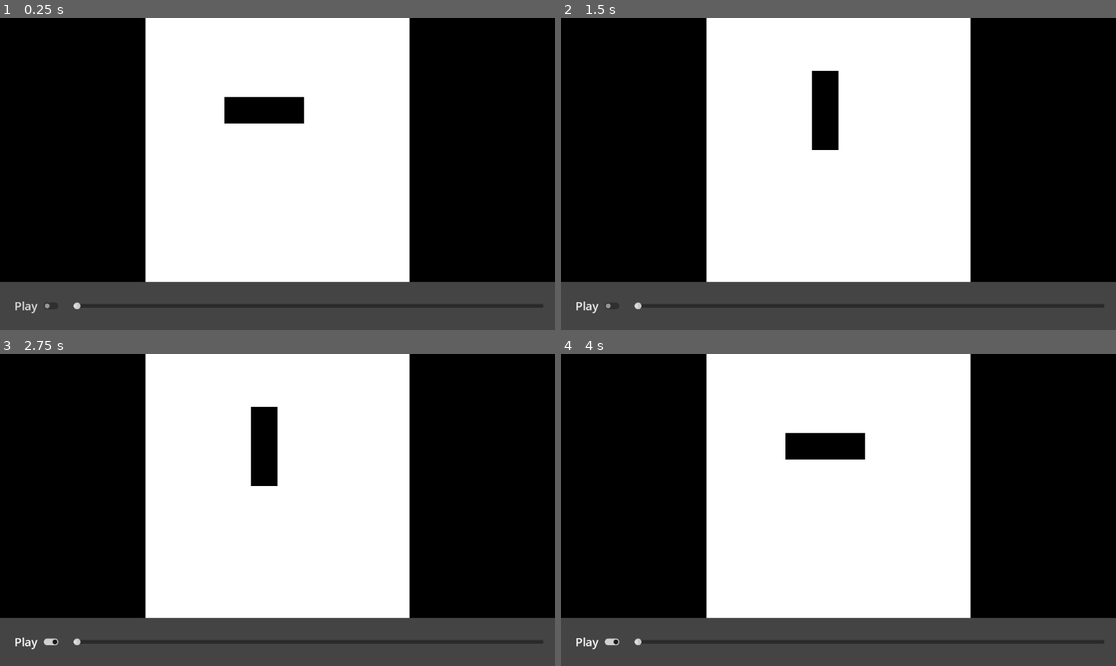
Above: before the commit, frames 1-4 (two rows, left to right).
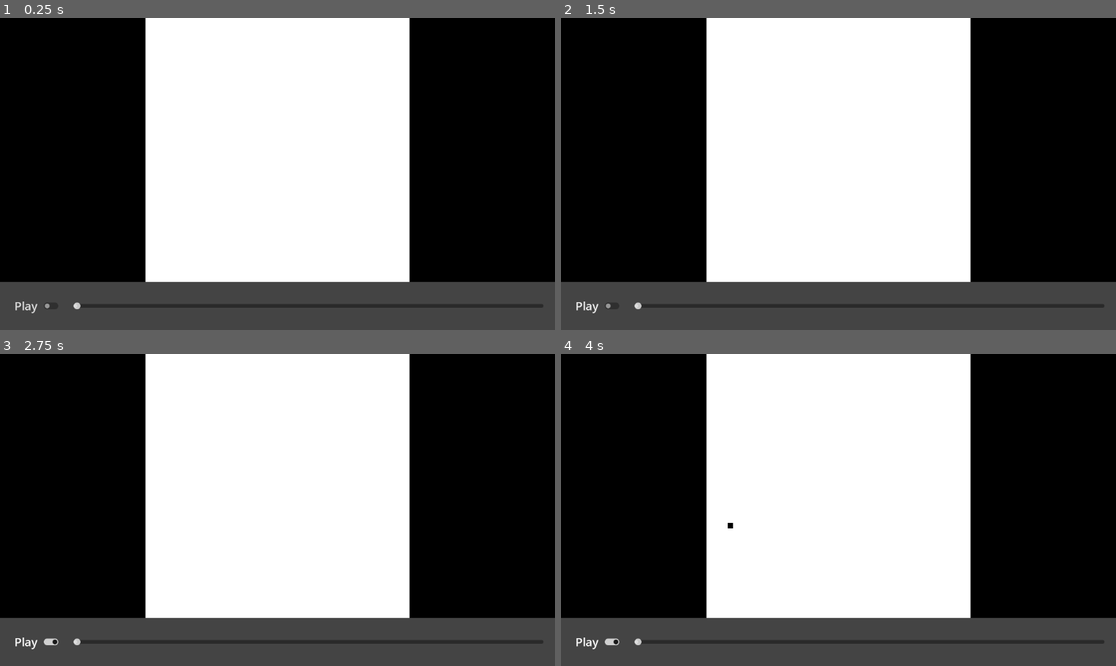
Above: after the commit, the same moments.

Repository: Dobefu/godot-game-of-life
Game: Godot game, scene res://main.tscn
The game is run twice, just before and just after one commit, with the same random seed, the same clock (stepped at 60 frames per second) and the same inputs.
Inputs (mouse positions are in pixels of both pictures, inside the frame that each line leads up to):
- Up to frame 1 (0.25 s): no input
- Up to frame 2 (1.5 s): click "Play" at 0.5 s; click "Play" at 1.25 s
- Up to frame 3 (2.75 s): click "Play" at 2 s
- Up to frame 4 (4 s): tap Enter at 2.75 s; move the mouse to (960, 494) at 2.77 s; click (960, 494) at 2.92 s; tap Space at 3.5 s; move the mouse to (727, 525) at 3.52 s; click (727, 525) at 3.67 s

The runs differ from the first frame. In frame 1, 1.3% of the frame differs, in the area x 40-55%, y 25-34%; in frame 2, 1.2%; in frame 3, 1.2%; in frame 4, 1.3%, in the area x 30-55%, y 25-56%.

Commit message:
Allow a user to draw their own cells

Diff:
--- a/game-base.gd
+++ b/game-base.gd
@@ -6,7 +6,7 @@
 	PAUSED,
 }
 
-var board_size: int = 10
+var board_size: int = 50
 var board: Array
 
 var state: State
@@ -18,10 +18,6 @@
 	board = []
 	board.resize(board_size ** 2)
 	board.fill(false)
-
-	board[33] = true
-	board[34] = true
-	board[35] = true
 
 	state = State.PAUSED
 
--- a/game.gd
+++ b/game.gd
@@ -7,12 +7,38 @@
 var window_size: Vector2i
 var window_size_prev: Vector2i
 
+var gui_height: float = 100
+
 func _ready() -> void:
 	super()
 
 	image = Image.create_empty(board_size, board_size, false, Image.FORMAT_L8)
 	_draw()
 	texture = ImageTexture.create_from_image(image)
+
+func _input(event):
+	if (!event is InputEventMouseButton || !event.pressed):
+		return
+
+	if (event.button_index != MOUSE_BUTTON_LEFT):
+		return
+
+	var draw_size: float = min(window_size.x, window_size.y - gui_height)
+	var draw_offset_x: float = float(window_size.x) / 2 - draw_size / 2
+	var draw_offset_y: float = (float(window_size.y) / 2 - draw_size / 2) - (gui_height / 2)
+	var cell_size: float = draw_size / board_size
+
+	var cell_x: int = floor((event.position.x - draw_offset_x) / cell_size)
+	var cell_y: int = floor((event.position.y - draw_offset_y) / cell_size)
+
+	if (cell_x < 0 || cell_x > board_size - 1 || cell_y < 0 || cell_y > board_size - 1):
+		return
+
+	var index: int = (((cell_x % board_size) + 1) + ((cell_y % board_size) * board_size)) - 1
+	board[index] = !board[index]
+	_draw()
+	texture.update(image)
+	queue_redraw()
 
 func _process(_delta: float) -> void:
 	super(_delta)
@@ -34,7 +60,7 @@
 		if board[i]:
 			image.set_pixel((i % board_size), floori(float(i) / board_size), Color.BLACK)
 
-	var draw_size: float = min(window_size.x, window_size.y - 100)
+	var draw_size: float = min(window_size.x, window_size.y - gui_height)
 	var draw_offset_x: float = float(window_size.x) / 2 - draw_size / 2
-	var draw_offset_y: float = (float(window_size.y) / 2 - draw_size / 2) - 50
+	var draw_offset_y: float = (float(window_size.y) / 2 - draw_size / 2) - (gui_height / 2)
 	draw_texture_rect(texture, Rect2(Vector2(draw_offset_x, draw_offset_y), Vector2(draw_size, draw_size)), false)
